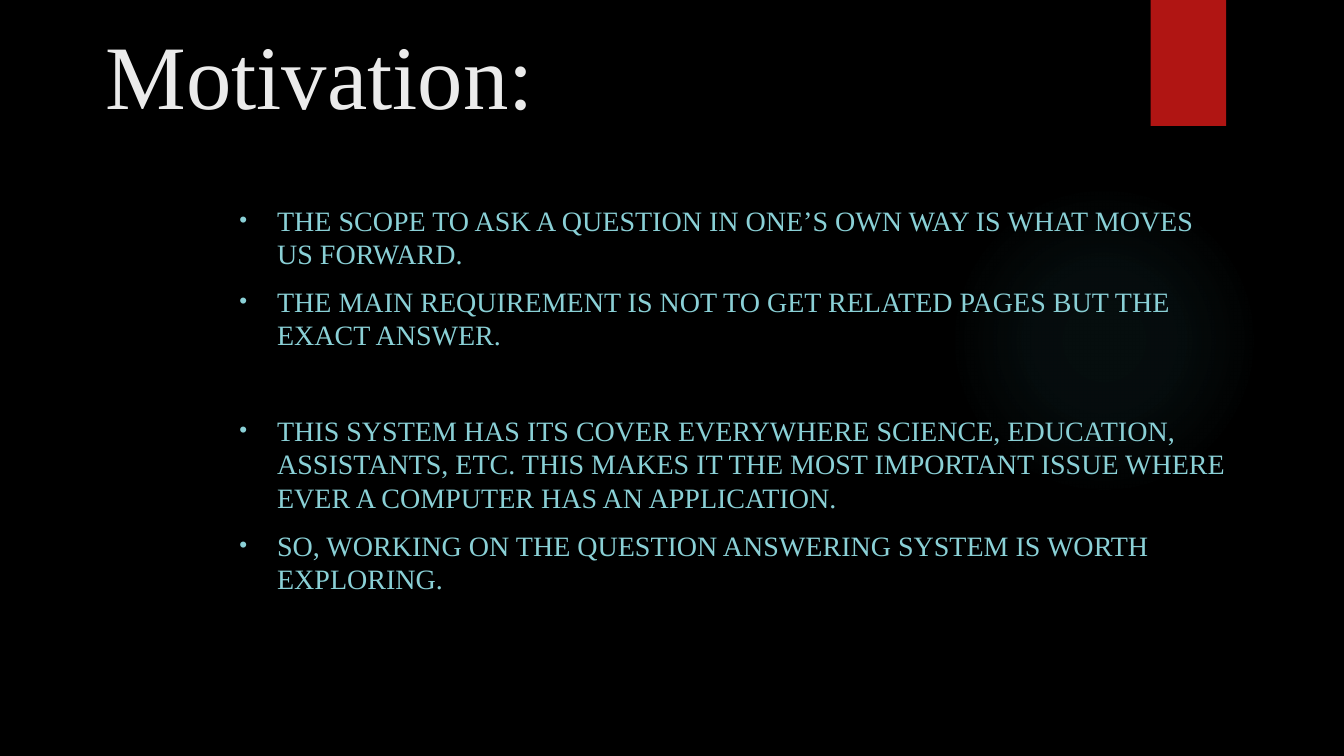
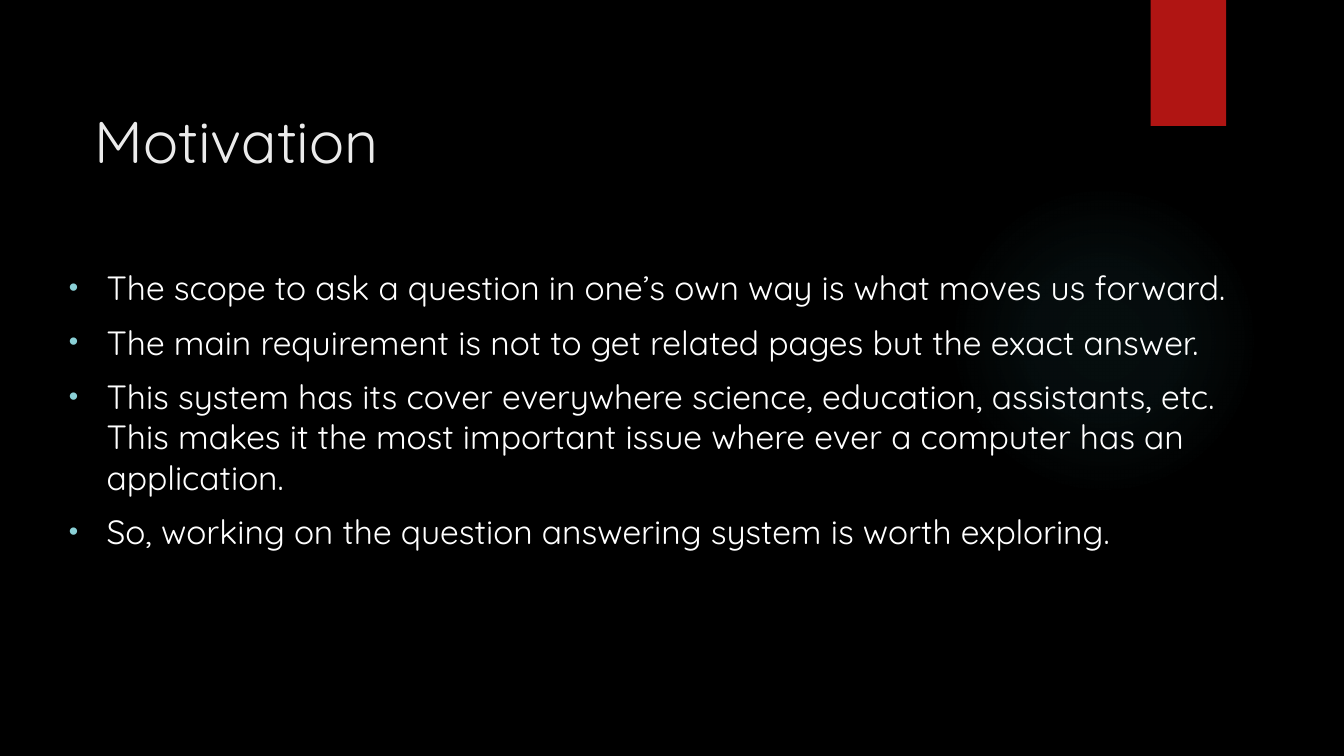
Before and after one commit to SaratM34/Dynamic-Intelligent-Q-A-System-with-Natural-Language-Processing, a slide deck: slide 3 of Documentation/project presentation.pptx. Drawn at 1344x756 pixels with LibreOffice and Linux fonts; fonts in the diff are those of the drawing; background and template pictures are left out. Boxes give left, top, right and bottom in pixels: in the first picture for what was removed or moved away, otherwise in the second. Text is boxed around its words. In the diff, an @@ line names an element or a change of style, - is before the commit and + after.

```diff
--- a/Documentation/project presentation.pptx
+++ b/Documentation/project presentation.pptx
@@ title "Motivation" at (x1=94, y1=122, x2=378, y2=164): vertical alignment bottom to top @@
@@ title at (x1=94, y1=122, x2=378, y2=164): text changed; size 64.8 to 42 pt; font Times New Roman to Quicksand @@
-Motivation:
+Motivation
@@ text "The scope to ask a ..." at (x1=107, y1=275, x2=1226, y2=551): vertical alignment top to middle @@
@@ text at (x1=107, y1=275, x2=1226, y2=551): text changed; size 20 to 24 pt; font Times New Roman to Quicksand; text colour #8AD0D6 to #FFFFFF @@
-• THE SCOPE TO ASK A QUESTION IN ONE’S OWN WAY IS WHAT MOVES US FORWARD.
-• THE MAIN REQUIREMENT IS NOT TO GET RELATED PAGES BUT THE EXACT ANSWER.
-• THIS SYSTEM HAS ITS COVER EVERYWHERE SCIENCE, EDUCATION, ASSISTANTS, ETC. THIS MAKES IT THE MOST IMPORTANT ISSUE WHERE EVER A COMPUTER HAS AN APPLICATION.
-• SO, WORKING ON THE QUESTION ANSWERING SYSTEM IS WORTH EXPLORING.
+• The scope to ask a question in one’s own way is what moves us forward.
+• The main requirement is not to get related pages but the exact answer.
+• This system has its cover everywhere science, education, assistants, etc. This makes it the most important issue where ever a computer has an application.
+• So, working on the question answering system is worth exploring.
```
Also in this commit, not shown: 8 other slides changed, 1 slide added, 1 slide removed, 2 other files.
